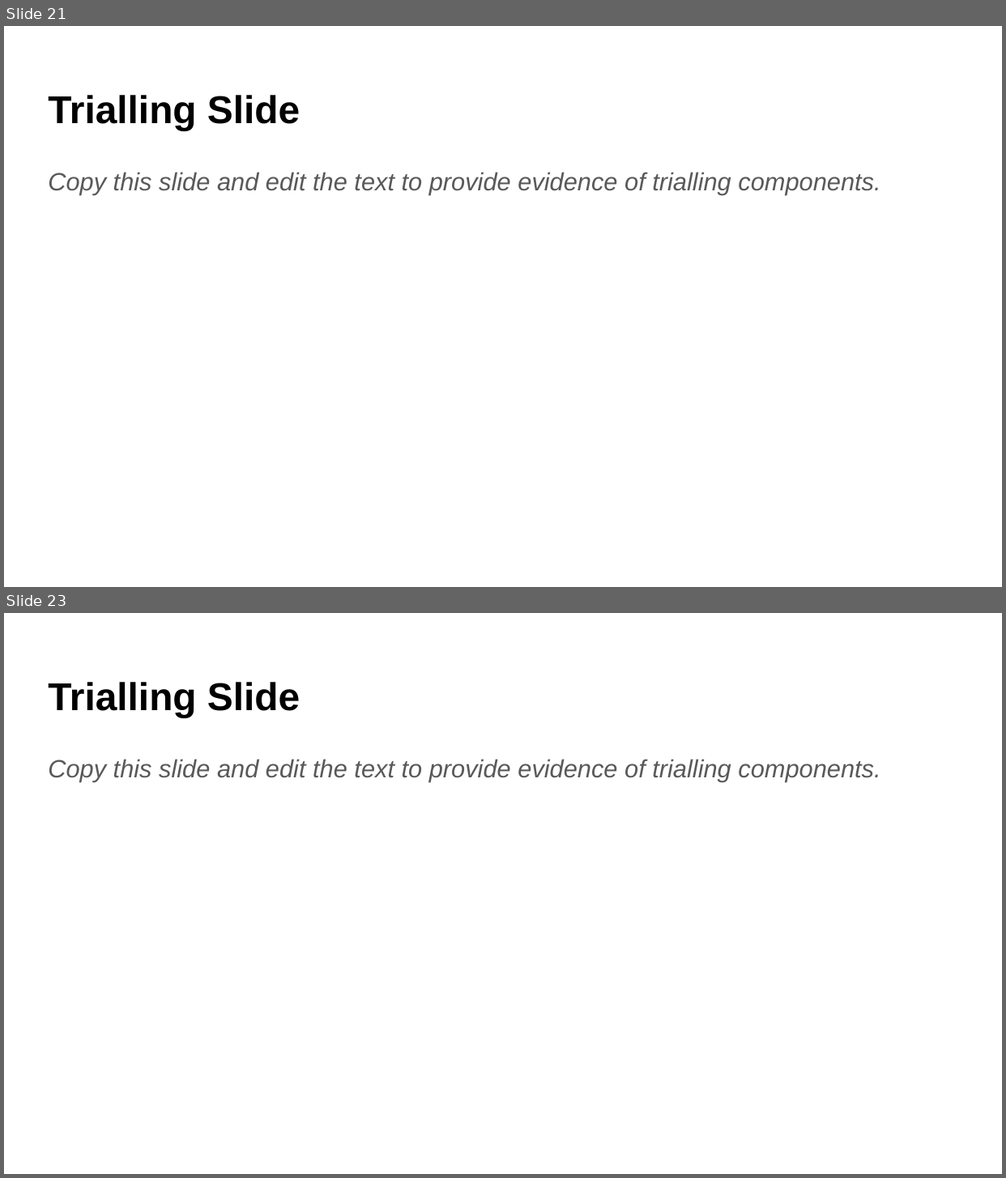
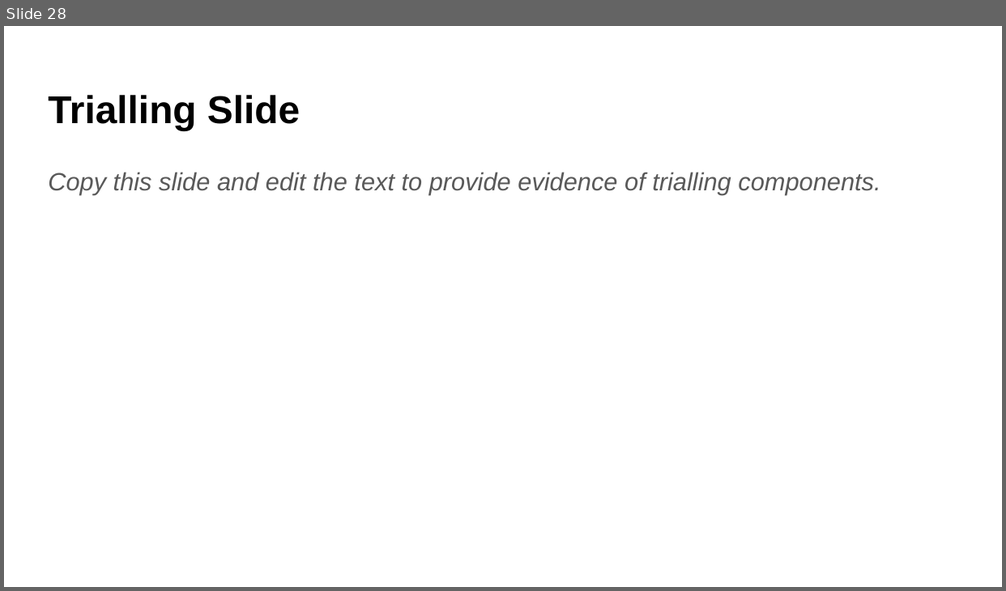
Before and after one commit to aspectnz/PEX, a slide deck: games/luckyunicorn/Python Program Documentation.pptx. Shown one above the other, each under a label of ours: slides 21 and 23 before the commit, slide 28 after it; the slides between them are not shown. The pictures are 1006x1178 and 1006x591 pixels, drawn with LibreOffice and Linux fonts; fonts in the diff are those of the drawing. Boxes give left, top, right and bottom in pixels: in the first picture for what was removed or moved away, otherwise in the second. Text is boxed around its words. In the diff, an @@ line names an element or a change of style, - is before the commit and + after.

```diff
--- a/games/luckyunicorn/Python Program Documentation.pptx
+++ b/games/luckyunicorn/Python Program Documentation.pptx
@@ slide 23 removed at (4,613,1002,1174), background #FFFFFF @@
@@ title removed at (48,682,300,717) @@
-Trialling Slide
@@ text removed at (48,759,880,782) @@
-Copy this slide and edit the text to provide evidence of trialling components.
@@ what was slide 21 is now slide 28 @@
```
Also in this commit, not shown: 1 slide changed, 7 slides added, 1 other slide removed, 3 other files.
